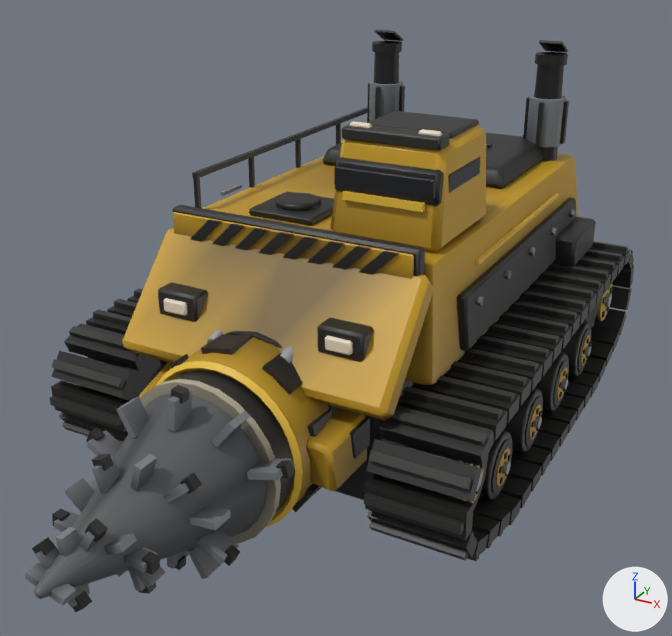
The glTF model assets/vehicles/ex_crawler_2.glb, before and after one commit.
Before and after are seen from a camera (50 mm lens) standing at (5.07, -10.43, 6.37) and looking at (0.17, -1.51, 1.91). The lights are fixed; the arrows at lower right show +X, +Y and +Z. The older version comes first. Where no turn or scale is listed for an object, it has been applied to the vertices. Vertices at exactly the same position are counted once.

The scene before the commit, as lines of its bpy script (objects in view):
```python
me_mesh_0 = bpy.data.meshes.new('Mesh_0')
me_mesh_0.from_pydata(...)  # 3916 vertices, 6744 faces; spans x 0.0..5.27, y -7.23..0.0, z 1.05..5.77
# faces by material slot: [3892, 784, 772, 176, 660, 328, 132]
me_mesh_0.materials.append(mat_dark)
me_mesh_0.materials.append(mat_hull)
me_mesh_0.materials.append(mat_trim)
me_mesh_0.materials.append(mat_lamp)
me_mesh_0.materials.append(mat_chrome)
me_mesh_0.materials.append(mat_glow)
me_mesh_0.materials.append(mat_glass)
me_mesh_1 = bpy.data.meshes.new('Mesh_1')
me_mesh_1.from_pydata(...)  # 648 vertices, 1092 faces; spans x 1.49..3.77, y -6.13..-3.51, z 0.0..2.11
# faces by material slot: [616, 92, 384]
me_mesh_1.materials.append(mat_dark)
me_mesh_1.materials.append(mat_trim)
me_mesh_1.materials.append(mat_chrome)
me_mesh_7 = bpy.data.meshes.new('Mesh_7')
me_mesh_7.from_pydata(...)  # 168 vertices, 300 faces; spans x 2.314..3.02, y -3.908..-3.103, z 0.651..1.455
# faces by material slot: [228, 44, 28]
me_mesh_7.materials.append(mat_dark)
me_mesh_7.materials.append(mat_hull)
me_mesh_7.materials.append(mat_chrome)
ob_mesh_0 = bpy.data.objects.new('Mesh_0', me_mesh_0)
ob_mesh_0.location = (-2.63, 3.51, -1.05)
ob_mesh_1 = bpy.data.objects.new('Mesh_1', me_mesh_1)
ob_mesh_1.location = (-2.63, -0.15, 0.18)
ob_mesh_7 = bpy.data.objects.new('Mesh_7', me_mesh_7)
ob_mesh_7.location = (-0.54, 1.79, -0.41)
# also in view: 'Mesh_4' at (2.13, 1.72, 0.64); 'Mesh_6' at (2.13, -0.57, 0.64); 'Mesh_5' at (2.13, 0.57, 0.64)
```
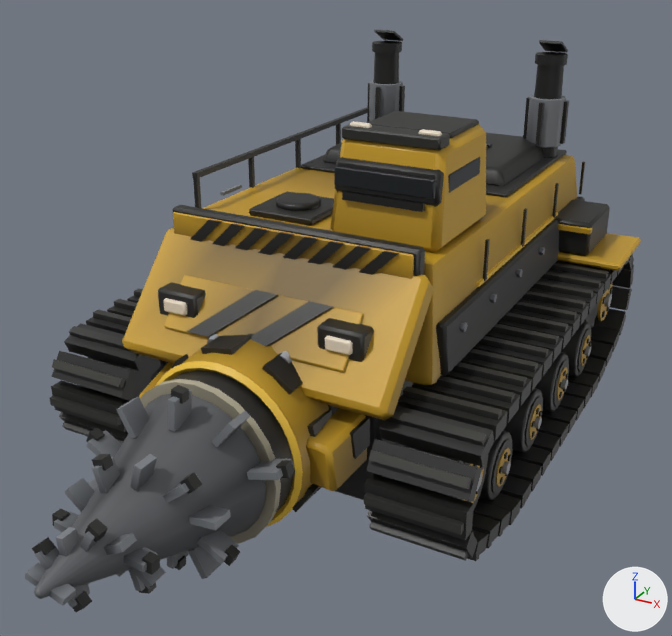
Where the newer file only moved an object's origin or applied its transform, the numbers keep the older frame.

What changed in the scene script:
```text
Change me_mesh_0:
    used by ob_mesh_0; location = (-2.63, 3.51, -1.05)
    remove me_mesh_0.from_pydata(...)  # 3916 vertices, 6744 faces; spans x 0.0..5.27, y -7.23..0.0, z 1.05..5.77
    add me_mesh_0.from_pydata(...)  # 4158 vertices, 7156 faces; spans x -0.11..5.38, y -7.23..0.0, z 1.05..5.77
    me_mesh_0 part 1: a new loose piece, a box spanning x 4.375..4.408, y -0.361..-0.307, z 3.525..4.009, in mat_dark
    me_mesh_0 part 2: a new loose piece, a box spanning x 4.375..4.408, y -1.705..-1.651, z 3.525..4.009, in mat_dark
    me_mesh_0 part 3: a new loose piece, a box spanning x 4.375..4.408, y -3.049..-2.995, z 3.525..4.009, in mat_dark
    me_mesh_0 part 4: a new loose piece, a box spanning x 4.375..4.408, y -4.392..-4.339, z 3.525..4.009, in mat_dark
    me_mesh_0 part 5: a new loose piece, a box spanning x 4.257..4.923, y -1.743..-1.635, z 3.385..3.45, in mat_hull
    me_mesh_0 part 6: the loose piece of 48 vertices spanning x 4.35..4.53, y -5.17..-0.88, z 2.97..3.62 is multiplied about its middle by the matrix ((0.999, 0.0, 0.008), (0.0, 1.256, 0.0), (0.008, 0.0, 0.905)), then moved by (-0.01, 0.0, -0.1)
    me_mesh_0 part 7: the loose piece of 24 vertices spanning x 4.25..4.78, y -1.89..-0.82, z 2.9..3.33 is scaled about its middle by (1.22, 1, 1.14), then moved by (0.08, 0.22, 0.16)
    me_mesh_0 part 8: the loose piece of 12 vertices spanning x 4.48..4.55, y -2.16..-2.05, z 3.42..3.52 is moved by (-0.01, 0.49, -0.15)
    me_mesh_0 part 9: a new loose piece, a 6-sided cylinder along x spanning x 4.472..4.537, y -2.585..-2.478, z 3.277..3.37, in mat_chrome
    me_mesh_0 part 10: the loose piece of 12 vertices spanning x 4.48..4.55, y -3.99..-3.89, z 3.42..3.52 is moved by (-0.01, 0.49, -0.15)
    me_mesh_0 part 11: a new loose piece, a 6-sided cylinder along x spanning x 4.472..4.537, y -4.424..-4.316, z 3.277..3.37, in mat_chrome
    me_mesh_0 part 12: the loose piece of 12 vertices spanning x 4.48..4.55, y -4.91..-4.81, z 3.42..3.52 is moved by (-0.01, -0.43, -0.15)
    me_mesh_0 part 13: the loose piece of 8 vertices spanning x 4.33..4.38, y -4.55..-1.49, z 3.77..3.82 is moved by (0.02, 0.0, -0.27)
    me_mesh_0 part 14: a new loose piece of 42 vertices spanning x 1.12..4.14, y -3.02..-0.37, z 4.11..4.16, in mat_trim
    me_mesh_0 part 15: a new loose piece of 32 vertices spanning x 1.5..3.76, y -6.61..-6.17, z 3.18..3.67, in mat_hull
    me_mesh_0 part 16: a new loose piece of 24 vertices spanning x 4.08..5.38, y -1.73..-0.44, z 2.92..3.03, in mat_hull
    me_mesh_0 part 17: the loose piece of 12 vertices spanning x 4.48..4.55, y -3.08..-2.97, z 3.42..3.52 is deleted
    me_mesh_0 part 18: 16 vertices added at x 1.84..3.43, y -6.63..-6.19, z 3.19..3.68
    me_mesh_0 part 19: 371 kept faces spanning x 0.02..5.25, y -7.16..-0.02, z 1.27..5.21 get new vertex colours
    me_mesh_0 part 20: 12 faces spanning x 3.08..4.02, y -5.38..-5.33, z 4.56..4.64 switch from mat_glow to mat_dark
    other edits to the shape of me_mesh_0 do not show in these pictures
```

Boxes (x1, y1, x2, y2) around the edits, measured in the pictures (672 x 636 px; the box of a moved part takes in the faces that stretch with it):
'Mesh_0', reshaped
    before: (50, 30, 634, 561)
    after: (50, 30, 641, 561)
part 1 of me_mesh_0, added
    after: (579, 161, 585, 194)
part 2 of me_mesh_0, added
    after: (552, 183, 559, 218)
part 3 of me_mesh_0, added
    after: (521, 208, 527, 247)
part 4 of me_mesh_0, added
    after: (483, 239, 490, 281)
part 5 of me_mesh_0, added
    after: (558, 224, 592, 235)
part 6 of me_mesh_0, moved or reshaped
    before: (456, 197, 576, 351)
    after: (436, 197, 585, 376)
part 7 of me_mesh_0, moved or reshaped
    before: (552, 217, 596, 267)
    after: (554, 200, 610, 256)
part 8 of me_mesh_0, moved or reshaped (not visible afterwards)
    before: (550, 227, 557, 236)
part 9 of me_mesh_0, added
    after: (539, 247, 545, 255)
part 10 of me_mesh_0, moved or reshaped
    before: (503, 270, 511, 279)
    after: (516, 269, 523, 278)
part 11 of me_mesh_0, added
    after: (489, 293, 497, 303)
part 12 of me_mesh_0, moved or reshaped
    before: (475, 296, 484, 306)
    after: (459, 322, 468, 332)
part 13 of me_mesh_0, moved or reshaped
    before: (475, 193, 559, 265)
    after: (476, 212, 558, 287)
part 14 of me_mesh_0, added
    after: (300, 149, 567, 197)
part 15 of me_mesh_0, added (orange)
    after: (164, 275, 363, 372)
part 16 of me_mesh_0, added (brown)
    after: (557, 233, 641, 271)
part 17 of me_mesh_0, deleted
    before: (528, 247, 535, 256)
part 18 of me_mesh_0, added
    after: (187, 290, 334, 346)
part 19 of me_mesh_0, recoloured
    before: (209, 153, 628, 378)
    after: (209, 154, 577, 378)
part 20 of me_mesh_0, recoloured (yellow to black)
    both: (342, 191, 425, 212)
